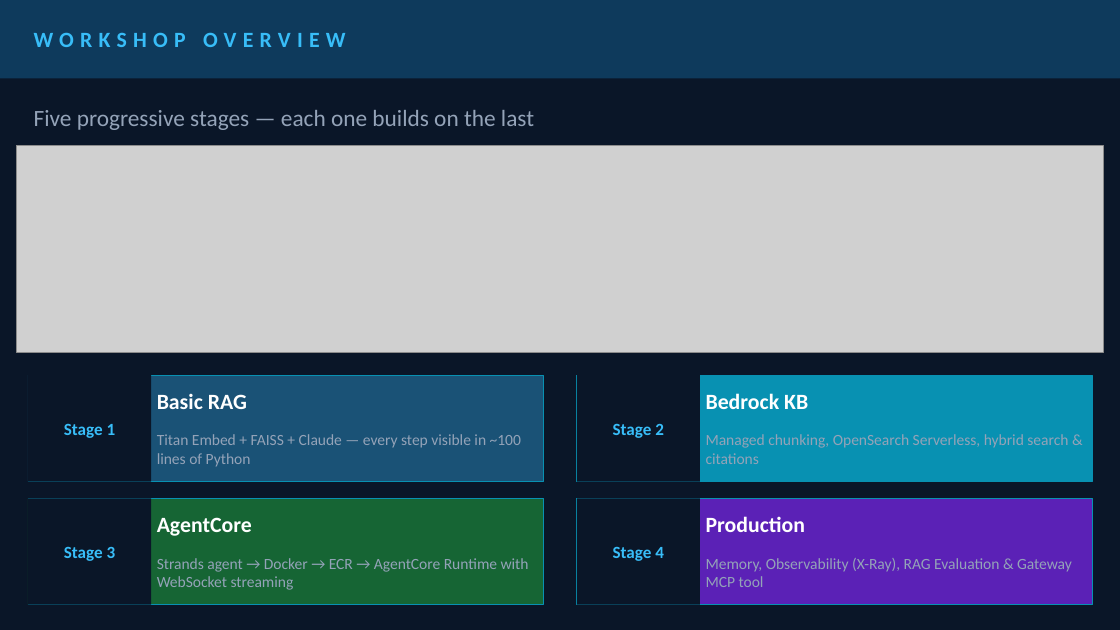
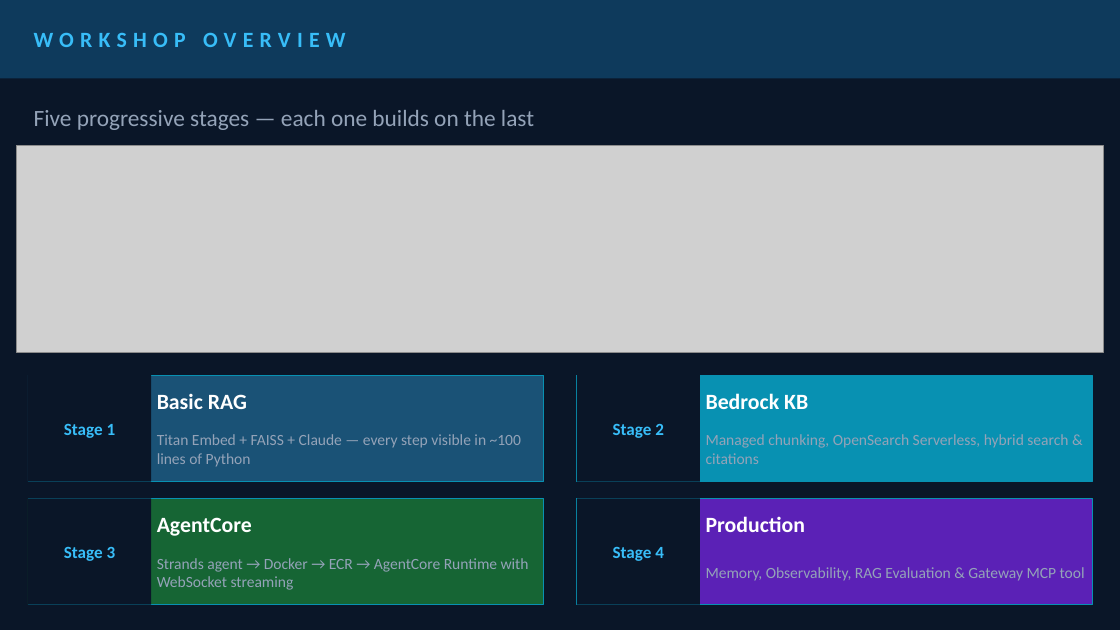
Before and after one commit to AlpETuna/intro-to-RAG-Agentcore-Workshop, a slide deck: slide 4 of RAG_AgentCore_Workshop.pptx (slide 3 before the commit). Drawn at 1120x630 pixels with LibreOffice and Linux fonts; fonts in the diff are those of the drawing; grey boxes stand for pictures. Boxes give left, top, right and bottom in pixels: in the first picture for what was removed or moved away, otherwise in the second. Text is boxed around its words. In the diff, an @@ line names an element or a change of style, - is before the commit and + after.

```diff
--- a/RAG_AgentCore_Workshop.pptx
+++ b/RAG_AgentCore_Workshop.pptx
@@ text at (706,567,1085,581): text changed @@
-Memory, Observability (X-Ray), RAG Evaluation & Gateway MCP tool
+Memory, Observability, RAG Evaluation & Gateway MCP tool
```
Also in this commit, not shown: 1 slide added.
